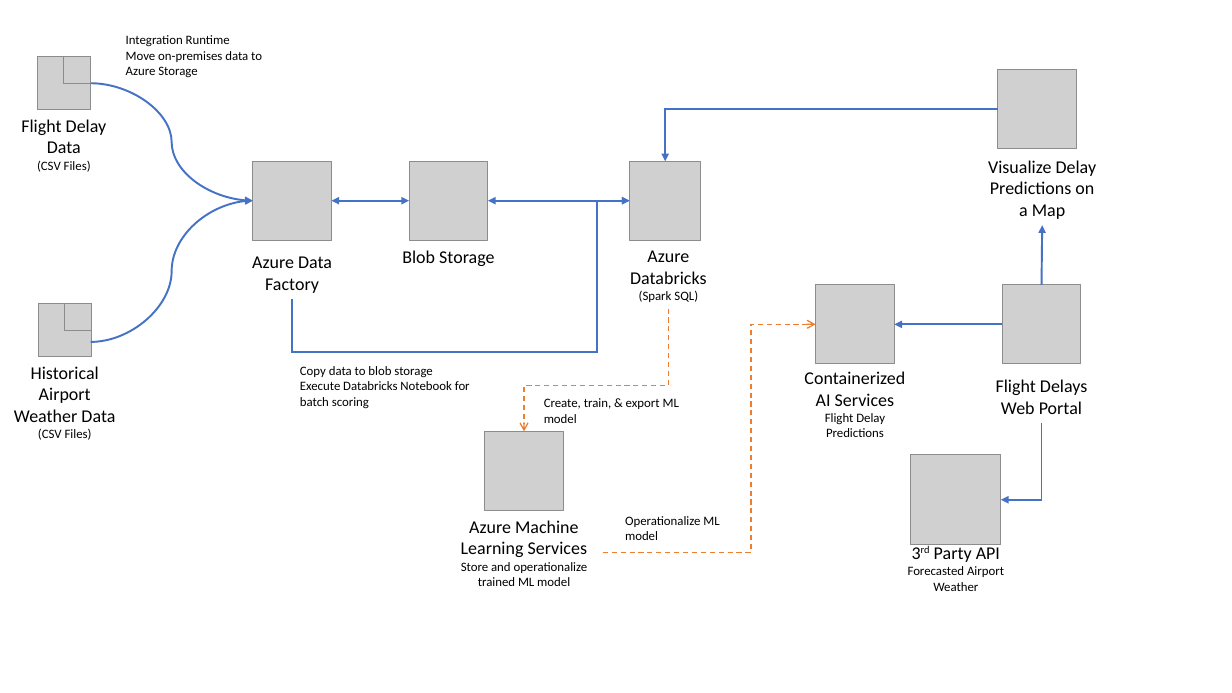
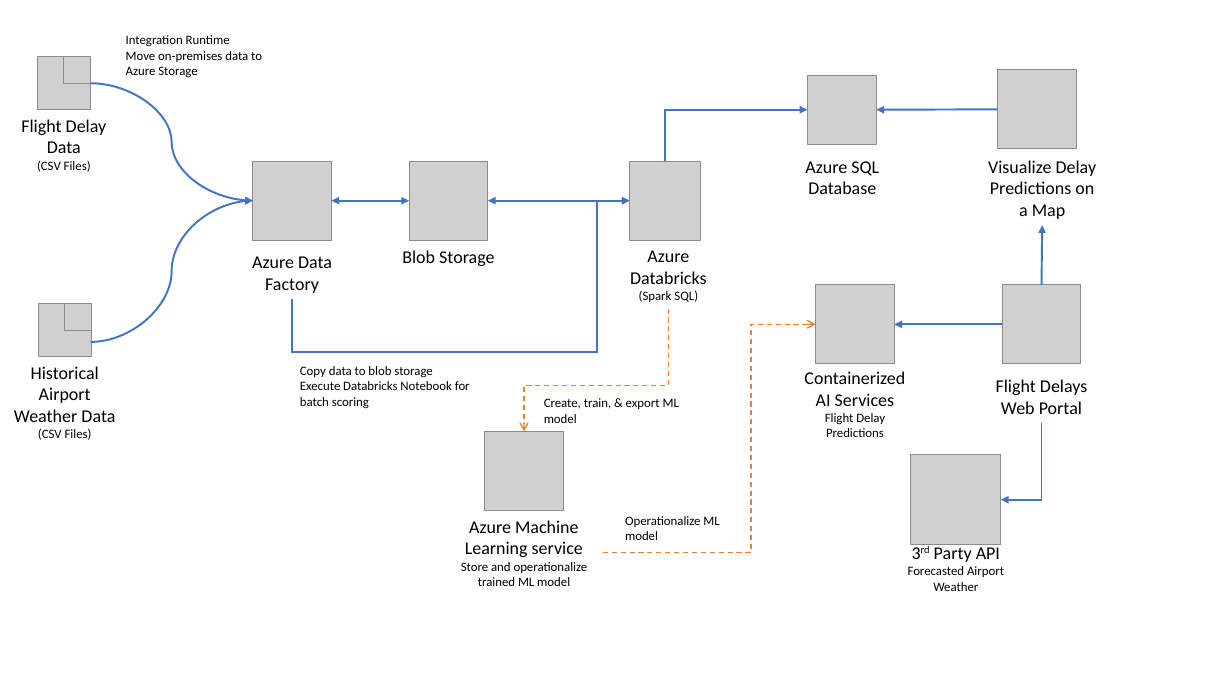
Before and after one commit to josuneha/AzureBigData-analytics, a slide deck: slide 1 of Whiteboard design session/Diagrams.pptx. Drawn at 1232x693 pixels with LibreOffice and Linux fonts; fonts in the diff are those of the drawing; grey boxes stand for pictures. Boxes give left, top, right and bottom in pixels: in the first picture for what was removed or moved away, otherwise in the second. Text is boxed around its words. In the diff, an @@ line names an element or a change of style, - is before the commit and + after.

```diff
--- a/Whiteboard design session/Diagrams.pptx
+++ b/Whiteboard design session/Diagrams.pptx
@@ picture added at bbox=[808, 75, 877, 144] @@
@@ elbow arrow moved from (998, 109) - (665, 162) to (808, 110) - (665, 162) @@
@@ elbow arrow (808, 110) - (665, 162): arrowheads changed @@
@@ arrow added from (998, 109) to (876, 110), #4472C4 1.5 pt @@
@@ text added at bbox=[805, 161, 879, 194], 14 pt, text #000000 @@
+Azure SQL Database
@@ text at bbox=[465, 520, 583, 557]: text changed @@
-Azure Machine Learning Services
+Azure Machine Learning service
```
Also in this commit, not shown: 2 other slides changed, 6 other files.
